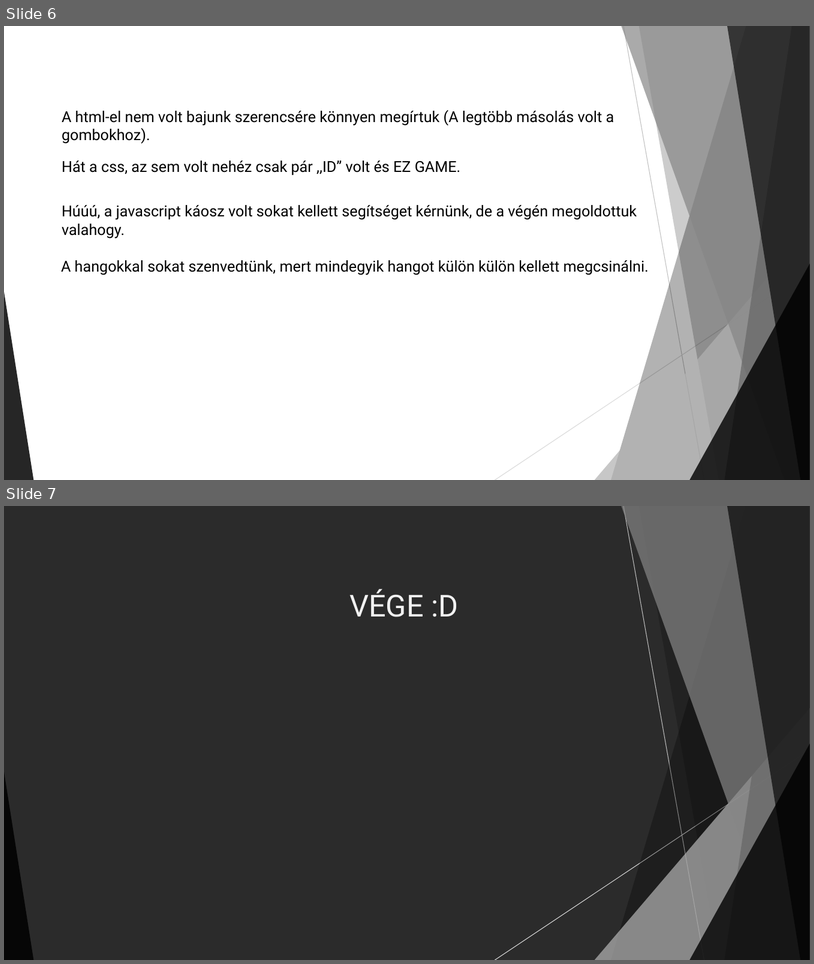
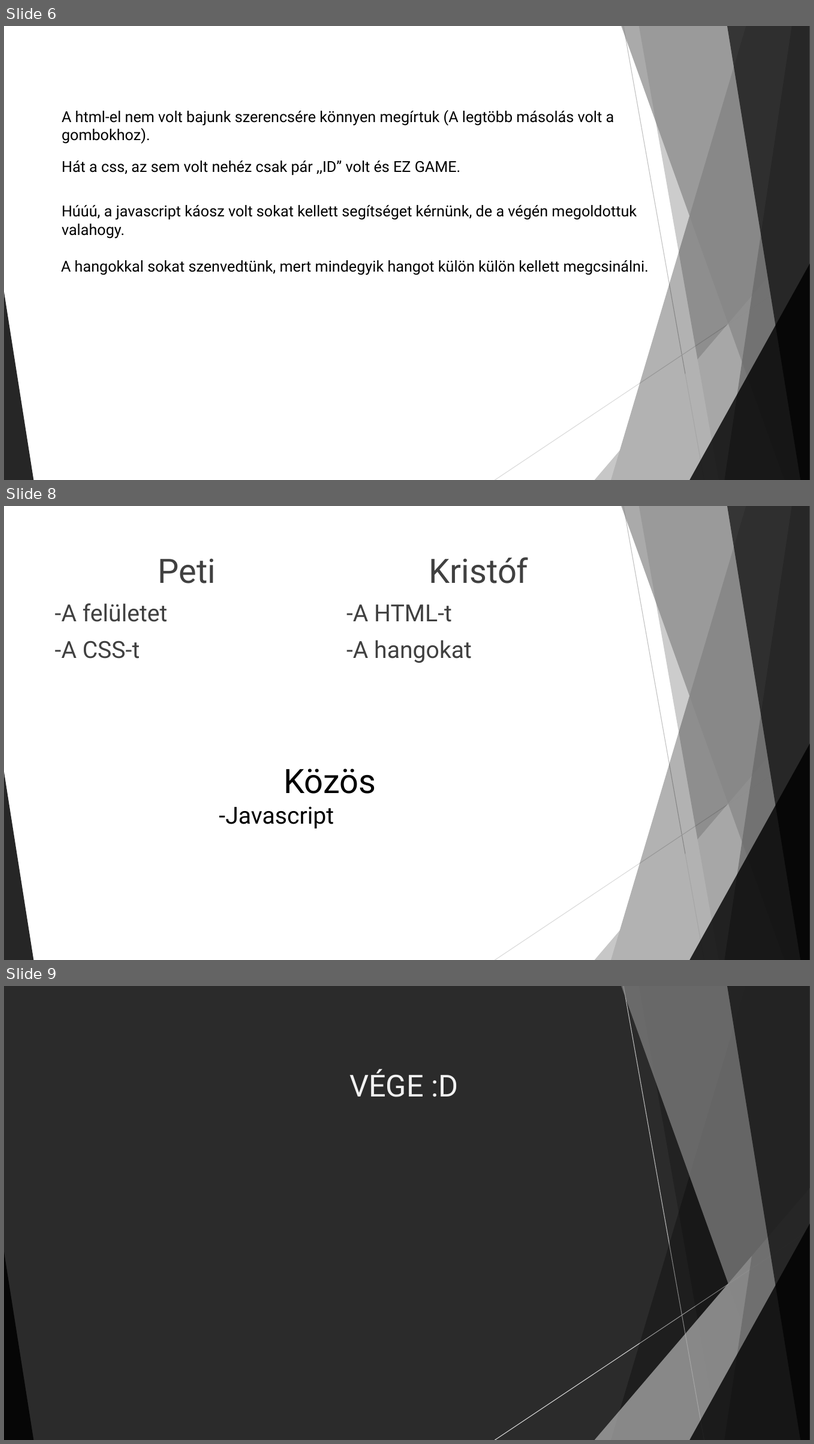
Before and after one commit to MrTakasu/Zongora, a slide deck: A Zongora.pptx. Shown one above the other, each under a label of ours: slides 6 and 7 before the commit, slides 6, 8 and 9 after it; the slides between them are not shown. The pictures are 814x964 and 814x1444 pixels, drawn with LibreOffice and Linux fonts; fonts in the diff are those of the drawing; background and template pictures are left out; a plain dark background stands for a picture behind light text. Boxes give left, top, right and bottom in pixels: in the first picture for what was removed or moved away, otherwise in the second. Text is boxed around its words. In the diff, an @@ line names an element or a change of style, - is before the commit and + after.

```diff
--- a/A Zongora.pptx
+++ b/A Zongora.pptx
@@ slide 8 added at (4,506,810,960), background #FFFFFF; not listed: 10 template elements that a slide beside it also shows @@
@@ text added at (55,558,216,658), 28 pt, text #404040 @@
+Peti
+-A felületet
+-A CSS-t
@@ text added at (347,557,529,663), 28 pt, text #404040 @@
+Kristóf
+-A HTML-t
+-A hangokat
@@ text added at (219,768,376,828), 28 pt, text #000000 @@
+Közös
+-Javascript
@@ what was slide 7 is now slide 9 @@
```
Also in this commit, not shown: 3 slides changed, 1 other slide added.
